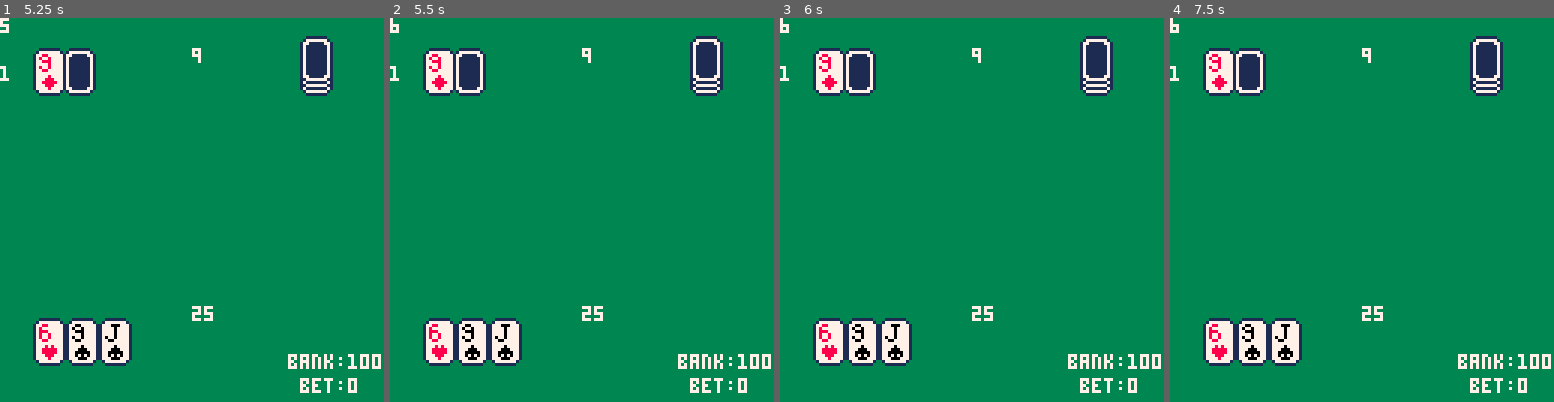
Above: before the commit, frames 1-4 (left to right).
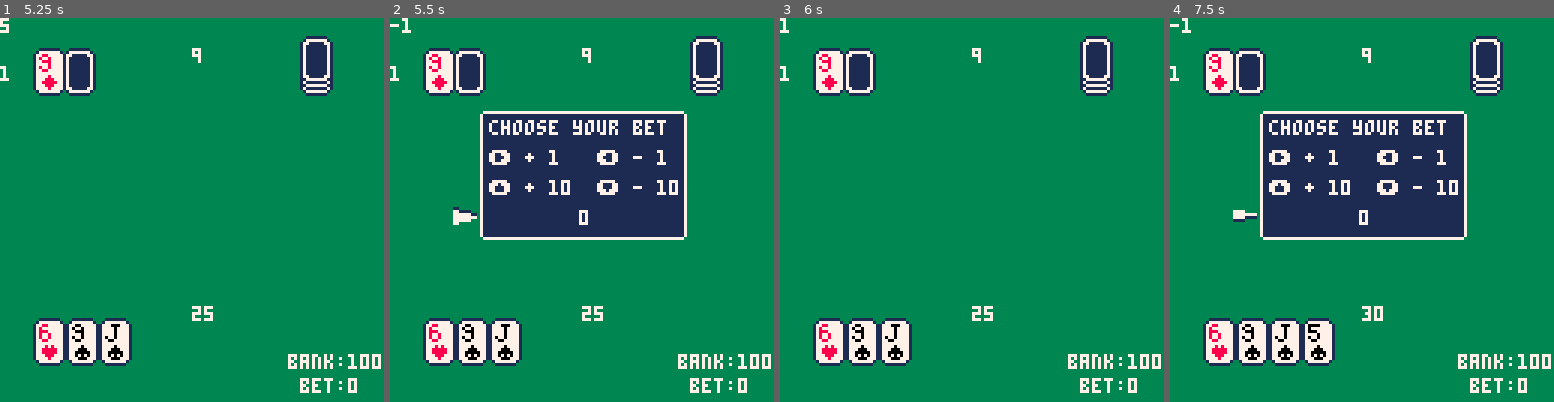
Above: after the commit, the same moments.

Repository: UA-koval/blackjack-pico-8
Game: PICO-8 cartridge blackjack.p8
Same seed, same stepped clock (60 frames per second), same inputs: the game is played once before the commit and once after it.
Inputs:
- Up to frame 1 (5.25 s): tap O (Z key) at 0.7, 1.7, 2.1, 2.5, 2.9, 3.3, 3.7, 4.1, 4.5, 4.9 s; hold Right 1.6-2.1 s; hold Up 2.15-2.42 s; hold Right 2.47-3.03 s; hold Left 3.08-3.58 s; hold Down 3.63-3.97 s; hold Right 4.02-4.68 s; hold Up 4.73-5.03 s; hold Left from 5.08 s (still down)
- Up to frame 2 (5.5 s): keep holding Left; tap O (Z key) at 5.3 s
- Up to frame 3 (6 s): release Left at 5.68 s; tap O (Z key) at 5.7 s; hold Down from 5.73 s (still down)
- Up to frame 4 (7.5 s): release Down at 6.03 s; hold Right 6.08-6.58 s; tap O (Z key) every 0.4 s from 6.1 to 7.3 s; hold Right 6.63-7.13 s; hold Up 7.18-7.45 s

Frame 1 is identical in both runs. In frame 2, 18% of the frame differs, in the area x 0-78%, y 0-58%; in frame 3, less than 0.1%; in frame 4, 19%, in the area x 0-78%, y 0-91%.

Commit message:
Game logic finished.

Diff:
--- a/blackjack.p8
+++ b/blackjack.p8
@@ -230,6 +230,10 @@
  end
 end
 
+
+if stage==6 then
+	if (btnp(4)) stage=-1
+end
 -- result screen backend
 
 
